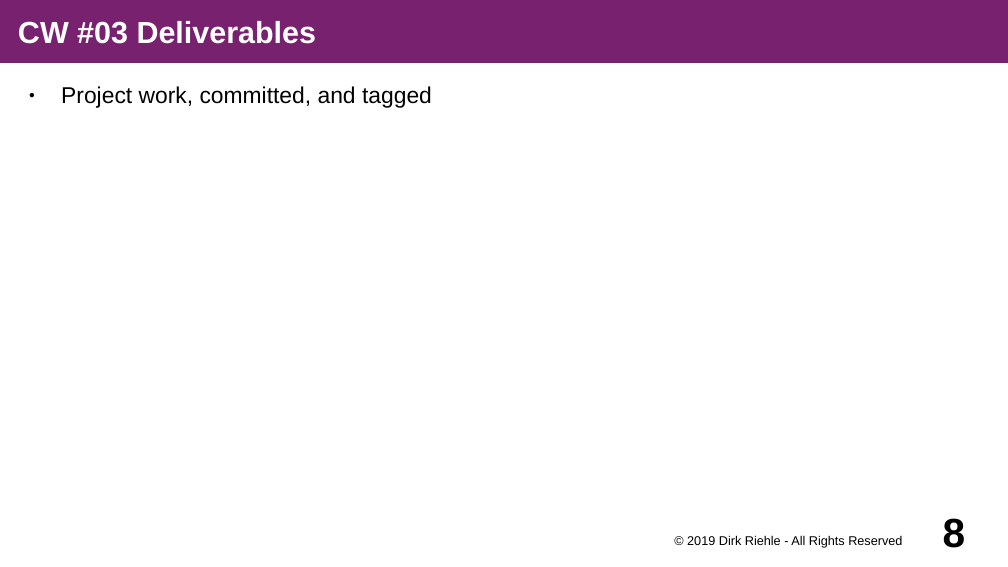
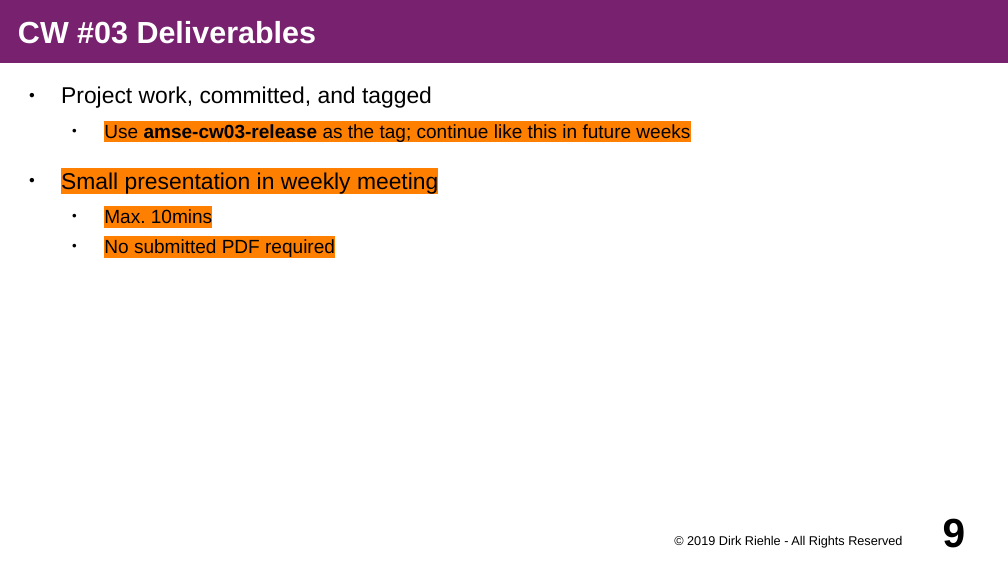
Before and after one commit to dirkriehle/amse-course, a slide deck: slide 9 of Lecture slides/AMSE A02 - Course Schedule.odp (slide 8 before the commit). Drawn at 1008x567 pixels with LibreOffice and Linux fonts; fonts in the diff are those of the drawing. Boxes give left, top, right and bottom in pixels: in the first picture for what was removed or moved away, otherwise in the second. Text is boxed around its words. In the diff, an @@ line names an element or a change of style, - is before the commit and + after.

```diff
--- a/Lecture slides/AMSE A02 - Course Schedule.odp
+++ b/Lecture slides/AMSE A02 - Course Schedule.odp
@@ text at (x1=61, y1=124, x2=690, y2=257): paragraphs added @@
+  ● Use amse-cw03-release as the tag; continue like this in future weeks
+● Small presentation in weekly meeting
+  ● Max. 10mins
+  ● No submitted PDF required
@@ page number at (x1=943, y1=518, x2=966, y2=548): text changed @@
-8
+9
```
Also in this commit, not shown: 13 other slides changed, 1 slide added, 5 other files.
